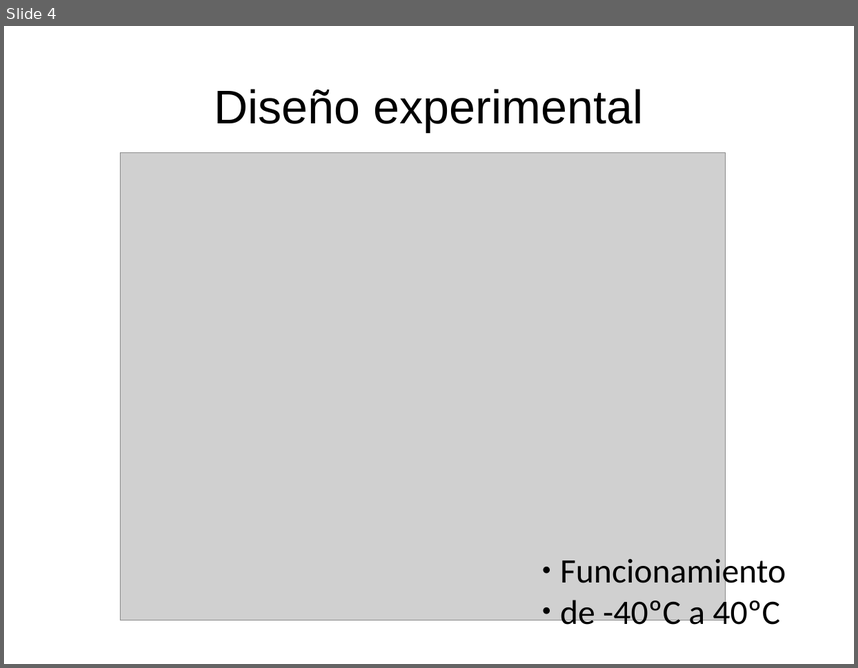
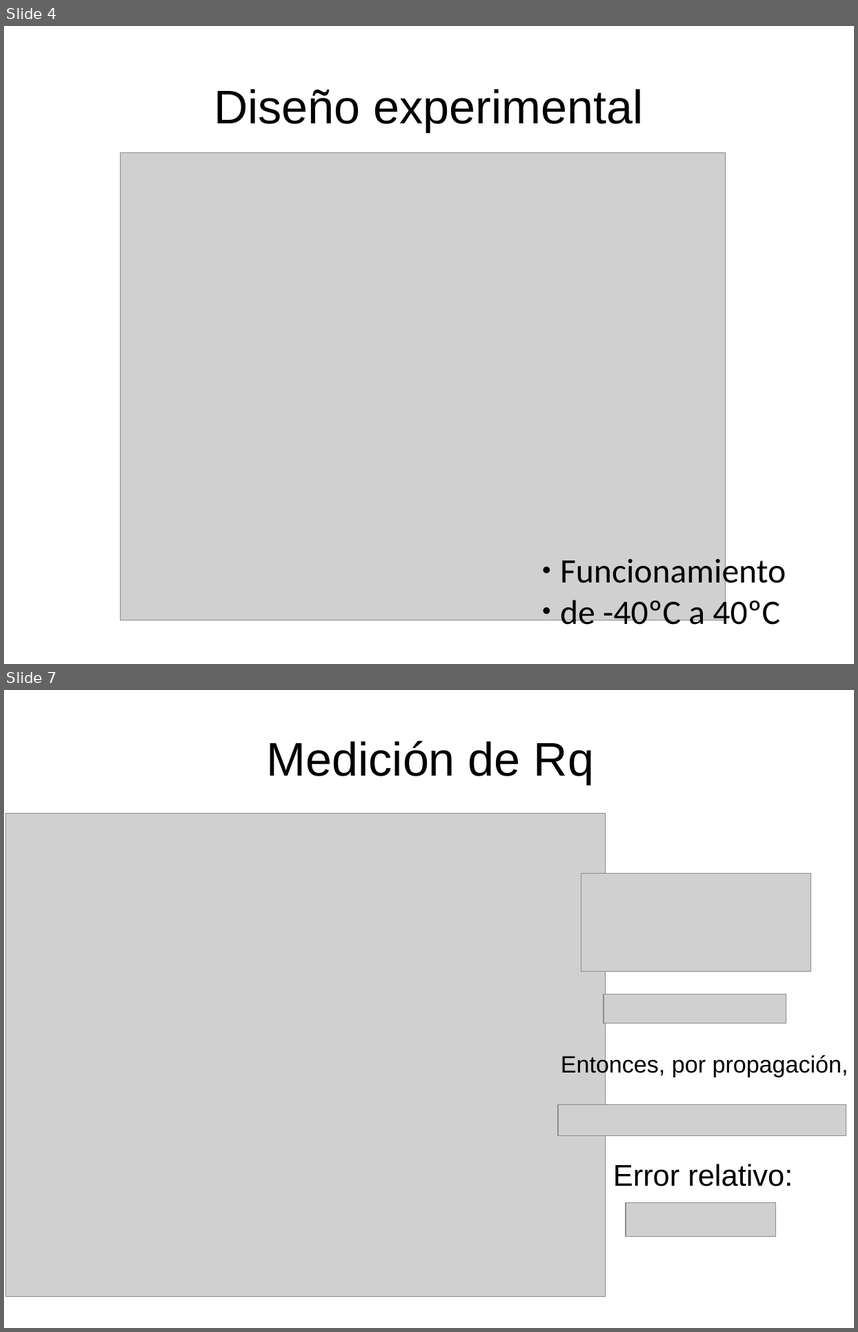
Before and after one commit to labosat/Labo-7, a slide deck: Charla Avance Labo7.odp. Shown one above the other, each under a label of ours: slide 4 before the commit, slides 4 and 7 after it; the slides between them are not shown. The pictures are 858x668 and 858x1332 pixels, drawn with LibreOffice and Linux fonts; fonts in the diff are those of the drawing; grey boxes stand for pictures. Boxes give left, top, right and bottom in pixels: in the first picture for what was removed or moved away, otherwise in the second. Text is boxed around its words. In the diff, an @@ line names an element or a change of style, - is before the commit and + after.

```diff
--- a/Charla Avance Labo7.odp
+++ b/Charla Avance Labo7.odp
@@ slide 7 added at bbox=[4, 690, 854, 1328], background #FFFFFF @@
@@ title added at bbox=[267, 740, 594, 785], 44 pt, text #000000 @@
+Medición de Rq
@@ picture added at bbox=[5, 814, 606, 1297] @@
@@ picture added at bbox=[582, 874, 812, 972] @@
@@ picture added at bbox=[604, 994, 786, 1023] @@
@@ text added at bbox=[561, 1054, 849, 1077], 22 pt, text #000000 @@
+Entonces, por propagación,
@@ picture added at bbox=[559, 1104, 847, 1135] @@
@@ text added at bbox=[613, 1163, 793, 1186], 28 pt, text #000000 @@
+Error relativo:
@@ picture added at bbox=[626, 1202, 776, 1236] @@
```
Also in this commit, not shown: 1 slide changed, 2 other slides added, 1 slide removed, 14 other files.
